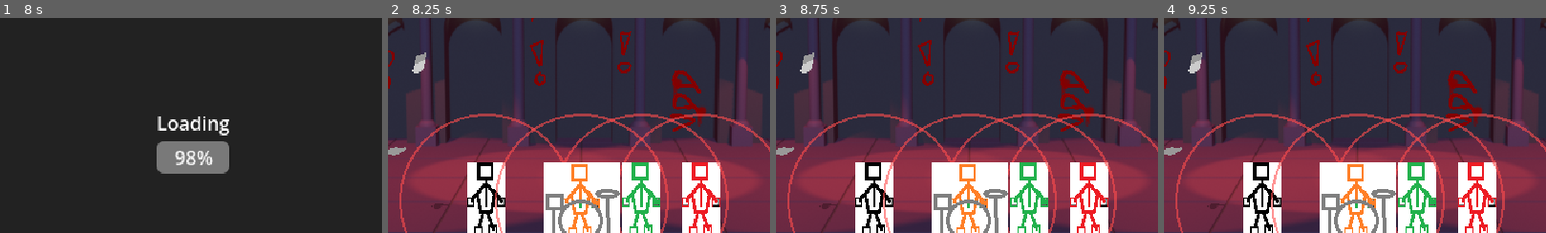
Above: before the commit, frames 1-4 (left to right).
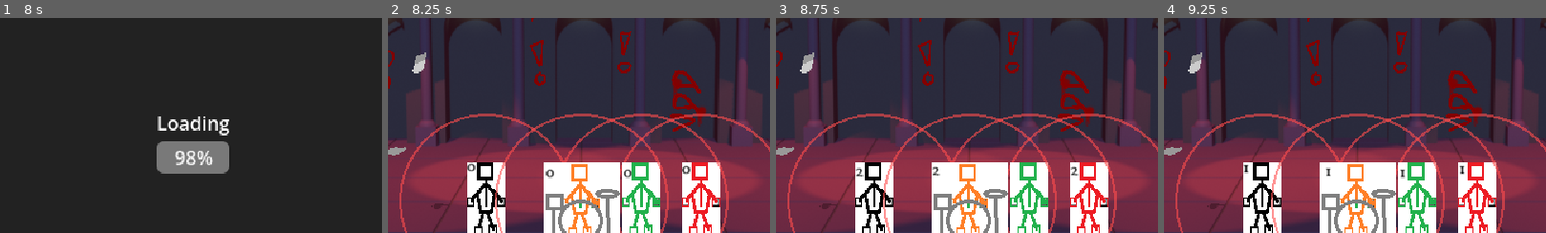
Above: after the commit, the same moments.

Repository: kevinesaa/juntos-game-jam
Game: Godot game, scene res://splash-screen/splash-screen.tscn
Two runs of this game, one before a commit and one after it. Both use one fixed random seed, a clock stepped at 60 frames per second and the inputs below.
Inputs:
- Up to frame 1 (8 s): tap Enter at 0.5, 2, 5 s; hold D (move_right) 0.53-1.28 s; tap K (basic_attack) at 0.6, 4.35 s; tap Space at 1.25, 2.75 s; hold A (move_left) 1.28-2.03 s; tap H (follow_me) at 1.35, 5.1 s; hold D (move_right) 2.03-2.78 s; tap E (next_character) at 2.1, 7.35 s; hold I (upgrade_skill) 2.78-3.53 s; tap Q (previus_character) at 2.85 s; hold A (move_left) 3.53-5.75 s; tap N (unfollow_me) at 3.6 s; click "Play" at 5.75 s; click "Play" at 6.5 s; hold D (move_right) from 7.28 s (still down)
- Up to frame 2 (8.25 s): release D (move_right) at 8 s; click "Support Venezuela" at 8 s
- Up to frame 3 (8.75 s): no input
- Up to frame 4 (9.25 s): hold I (upgrade_skill) from 8.78 s (still down); tap Q (previus_character) at 8.85 s
The pictures show only the part of the screen within x 25-75%, y 21-71%; the shares and areas given below are measured in that part.

Frame 1 is identical in both runs. In frame 2, 0.3% of the frame differs, in the area x 20-80%, y 67-75%; in frame 3, 0.2%; in frame 4, 0.2%.

Commit message:
feat: set idle animation

Diff:
--- a/level-jam/level-jam.tscn
+++ b/level-jam/level-jam.tscn
@@ -7,26 +7,118 @@
 [ext_resource type="Texture2D" uid="uid://b1opabpolh8q8" path="res://art-visuals/game-play-background.png" id="3_r7tiq"]
 [ext_resource type="Script" uid="uid://g16hbx7227jf" path="res://player-controller/PlayerController.gd" id="3_xy2ov"]
 [ext_resource type="Script" uid="uid://dnnobjaro3ye8" path="res://player-controller/MyCharacterController.gd" id="4_qq2pt"]
-[ext_resource type="Texture2D" uid="uid://dxlgyitjvulnr" path="res://art-visuals/player2.png" id="4_xy2ov"]
-[ext_resource type="Texture2D" uid="uid://cln65aqyty84m" path="res://art-visuals/player1.png" id="5_oestl"]
-[ext_resource type="Texture2D" uid="uid://cvahwba2xh1u" path="res://art-visuals/player3.png" id="5_qq2pt"]
-[ext_resource type="Texture2D" uid="uid://clw1kaql6m8qs" path="res://art-visuals/player4.png" id="6_oestl"]
+[ext_resource type="Texture2D" uid="uid://dxlgyitjvulnr" path="res://art-visuals/player_2/idle/idle_player2_frame_1.png" id="4_xy2ov"]
+[ext_resource type="Texture2D" uid="uid://cln65aqyty84m" path="res://art-visuals/player_1/idle/idle_player1_frame_1.png" id="5_oestl"]
+[ext_resource type="Texture2D" uid="uid://cvahwba2xh1u" path="res://art-visuals/player_3/idle/idle_player3_frame_1.png" id="5_qq2pt"]
+[ext_resource type="Texture2D" uid="uid://clw1kaql6m8qs" path="res://art-visuals/player_4/idle/idle_player4_frame_1.png" id="6_oestl"]
 [ext_resource type="Script" uid="uid://077dg2mjwp8t" path="res://skills-controller/SkillController.gd" id="7_r7tiq"]
+[ext_resource type="Texture2D" uid="uid://cb7qgab22neif" path="res://art-visuals/player_1/idle/idle_player1_frame_2.png" id="8_kj87h"]
 [ext_resource type="Script" uid="uid://c2cbfir0yxdst" path="res://skills-controller/RangedShotSkill.gd" id="8_rangedshot"]
+[ext_resource type="Texture2D" uid="uid://bor468sdc3wa1" path="res://art-visuals/player_1/idle/idle_player1_frame_3.png" id="9_jvn1f"]
 [ext_resource type="Script" uid="uid://bbajwn3ixpowo" path="res://falling-debris/DebrisSpawner.gd" id="9_spawner"]
 [ext_resource type="PackedScene" path="res://falling-debris/falling-debris.tscn" id="10_debris"]
+[ext_resource type="Texture2D" uid="uid://d00yrgs2p7skf" path="res://art-visuals/player_1/idle/idle_player1_frame_4.png" id="10_s5760"]
 [ext_resource type="Script" uid="uid://ck146t6l34lhi" path="res://_commons/debug/InputDebugOverlay.gd" id="11_inputdbg"]
 [ext_resource type="Script" uid="uid://b31p2b2tb7y4a" path="res://skills-controller/ShockwaveRadiusDebug.gd" id="12_radiusdbg"]
 [ext_resource type="Script" uid="uid://bl2ypqeinp4cp" path="res://skills-controller/ShockwaveVisual.gd" id="13_wavevisual"]
+[ext_resource type="Texture2D" uid="uid://ce711sdndn3ew" path="res://art-visuals/player_2/idle/idle_player2_frame_2.png" id="16_alr0a"]
+[ext_resource type="Texture2D" uid="uid://dr2stciwxsj5m" path="res://art-visuals/player_2/idle/idle_player2_frame_3.png" id="17_acjl5"]
+[ext_resource type="Texture2D" uid="uid://dxm7wcfc10ign" path="res://art-visuals/player_2/idle/idle_player2_frame_4.png" id="18_pw28h"]
+[ext_resource type="Texture2D" uid="uid://bbrejl7o60a25" path="res://art-visuals/player_3/idle/idle_player3_frame_2.png" id="20_i7g8u"]
+[ext_resource type="Texture2D" uid="uid://iax8cm47b6kq" path="res://art-visuals/player_3/idle/idle_player3_frame_3.png" id="21_bhbpf"]
+[ext_resource type="Texture2D" uid="uid://diwv1m21jd7tc" path="res://art-visuals/player_3/idle/idle_player3_frame_4.png" id="22_3juus"]
+[ext_resource type="Texture2D" uid="uid://dmcvhrhkiwmnb" path="res://art-visuals/player_4/idle/idle_player4_frame_2.png" id="24_8uaax"]
+[ext_resource type="Texture2D" uid="uid://c8uatye83km5" path="res://art-visuals/player_4/idle/idle_player4_frame_3.png" id="25_xnfyh"]
+[ext_resource type="Texture2D" uid="uid://c7k7nyxla6bmm" path="res://art-visuals/player_4/idle/idle_player4_frame_4.png" id="26_dg01t"]
+
+[sub_resource type="SpriteFrames" id="SpriteFrames_ekf4n"]
+animations = [{
+"frames": [{
+"duration": 1.0,
+"texture": ExtResource("5_oestl")
+}, {
+"duration": 1.0,
+"texture": ExtResource("8_kj87h")
+}, {
+"duration": 1.0,
+"texture": ExtResource("9_jvn1f")
+}, {
+"duration": 1.0,
+"texture": ExtResource("10_s5760")
+}],
+"loop": 1,
+"name": &"idle",
+"speed": 5.0
+}]
 
 [sub_resource type="RectangleShape2D" id="RectangleShape2D_nr37e"]
 size = Vector2(14, 56)
 
+[sub_resource type="SpriteFrames" id="SpriteFrames_kj87h"]
+animations = [{
+"frames": [{
+"duration": 1.0,
+"texture": ExtResource("4_xy2ov")
+}, {
+"duration": 1.0,
+"texture": ExtResource("16_alr0a")
+}, {
+"duration": 1.0,
+"texture": ExtResource("17_acjl5")
+}, {
+"duration": 1.0,
+"texture": ExtResource("18_pw28h")
+}],
+"loop": 1,
+"name": &"idle",
+"speed": 5.0
+}]
+
 [sub_resource type="RectangleShape2D" id="RectangleShape2D_6g1t1"]
 size = Vector2(14, 54)
 
+[sub_resource type="SpriteFrames" id="SpriteFrames_jvn1f"]
+animations = [{
+"frames": [{
+"duration": 1.0,
+"texture": ExtResource("5_qq2pt")
+}, {
+"duration": 1.0,
+"texture": ExtResource("20_i7g8u")
+}, {
+"duration": 1.0,
+"texture": ExtResource("21_bhbpf")
+}, {
+"duration": 1.0,
+"texture": ExtResource("22_3juus")
+}],
+"loop": 1,
+"name": &"idle",
+"speed": 5.0
+}]
+
 [sub_resource type="RectangleShape2D" id="RectangleShape2D_sobt1"]
 size = Vector2(11, 53)
+
+[sub_resource type="SpriteFrames" id="SpriteFrames_s5760"]
+animations = [{
+"frames": [{
+"duration": 1.0,
+"texture": ExtResource("6_oestl")
+}, {
+"duration": 1.0,
+"texture": ExtResource("24_8uaax")
+}, {
+"duration": 1.0,
+"texture": ExtResource("25_xnfyh")
+}, {
+"duration": 1.0,
+"texture": ExtResource("26_dg01t")
+}],
+"loop": 1,
+"name": &"idle",
+"speed": 5.0
+}]
 
 [sub_resource type="RectangleShape2D" id="RectangleShape2D_viwgl"]
 size = Vector2(43, 57)
@@ -67,11 +159,17 @@
 script = ExtResource("4_qq2pt")
 baseSpeed = 40.0
 skills_node_paths = Array[NodePath]([NodePath("skill1_player_1"), NodePath("skill2_player_1"), NodePath("skill3_player1_Node2D")])
+path_animation_controller = NodePath("player1_CharacterBody2D/player_SpriteRender/player1_AnimatedSprite2D")
 
 [node name="player1_CharacterBody2D" type="CharacterBody2D" parent="gameNode/playerController_Node/player1_Node2D" unique_id=1478620453]
 
 [node name="player_SpriteRender" type="Sprite2D" parent="gameNode/playerController_Node/player1_Node2D/player1_CharacterBody2D" unique_id=593470189]
 texture = ExtResource("5_oestl")
+
+[node name="player1_AnimatedSprite2D" type="AnimatedSprite2D" parent="gameNode/playerController_Node/player1_Node2D/player1_CharacterBody2D/player_SpriteRender" unique_id=1920963837]
+sprite_frames = SubResource("SpriteFrames_ekf4n")
+animation = &"idle"
+autoplay = "idle"
 
 [node name="player1_CollisionShape2D" type="CollisionShape2D" parent="gameNode/playerController_Node/player1_Node2D/player1_CharacterBody2D" unique_id=1112553368]
 position = Vector2(0, 4)
@@ -117,6 +215,11 @@
 [node name="player_SpriteRender" type="Sprite2D" parent="gameNode/playerController_Node/player2_Node2D/player2_CharacterBody2D" unique_id=1949557825]
 texture = ExtResource("4_xy2ov")
 
+[node name="player2_AnimatedSprite2D" type="AnimatedSprite2D" parent="gameNode/playerController_Node/player2_Node2D/player2_CharacterBody2D/player_SpriteRender" unique_id=2076262531]
+sprite_frames = SubResource("SpriteFrames_kj87h")
+animation = &"idle"
+autoplay = "idle"
+
 [node name="CollisionShape2D" type="CollisionShape2D" parent="gameNode/playerController_Node/player2_Node2D/player2_CharacterBody2D" unique_id=372874980]
 position = Vector2(-1, 2)
 shape = SubResource("RectangleShape2D_6g1t1")
@@ -161,6 +264,11 @@
 [node name="player_SpriteRender" type="Sprite2D" parent="gameNode/playerController_Node/player3_Node2D/CharacterBody2D" unique_id=1354094665]
 texture = ExtResource("5_qq2pt")
 
+[node name="player3_AnimatedSprite2D" type="AnimatedSprite2D" parent="gameNode/playerController_Node/player3_Node2D/CharacterBody2D/player_SpriteRender" unique_id=568377659]
+sprite_frames = SubResource("SpriteFrames_jvn1f")
+animation = &"idle"
+autoplay = "idle"
+
 [node name="CollisionShape2D" type="CollisionShape2D" parent="gameNode/playerController_Node/player3_Node2D/CharacterBody2D" unique_id=120226561]
 position = Vector2(0.5, 3.5)
 shape = SubResource("RectangleShape2D_sobt1")
@@ -204,6 +312,11 @@
 
 [node name="player_SpriteRender" type="Sprite2D" parent="gameNode/playerController_Node/player4_Node2D/player4_CharacterBody2D" unique_id=1558608659]
 texture = ExtResource("6_oestl")
+
+[node name="player4_AnimatedSprite2D" type="AnimatedSprite2D" parent="gameNode/playerController_Node/player4_Node2D/player4_CharacterBody2D/player_SpriteRender" unique_id=603778354]
+sprite_frames = SubResource("SpriteFrames_s5760")
+animation = &"idle"
+autoplay = "idle"
 
 [node name="player4_CollisionShape2D" type="CollisionShape2D" parent="gameNode/playerController_Node/player4_Node2D/player4_CharacterBody2D" unique_id=2002224309]
 position = Vector2(-1.5, 2.5)
@@ -298,8 +411,6 @@
 custom_minimum_size = Vector2(120, 10)
 layout_mode = 2
 size_flags_vertical = 4
-max_value = 100.0
-value = 0.0
 show_percentage = false
 
 [node name="spacing_Control" type="Control" parent="CanvasLayer/MarginContainer/VBoxContainer" unique_id=456048802]
--- a/player-controller/MyCharacterController.gd
+++ b/player-controller/MyCharacterController.gd
@@ -4,6 +4,7 @@
 @export var baseHealth:float = 100.0
 @export var baseSpeed:float
 @export var skills_node_paths:Array[NodePath] =[]
+@export var path_animation_controller:NodePath
 
 #region skill controller signals
 signal on_current_skill_change(characterIndexId:int, skillIndex:int)
@@ -17,10 +18,12 @@
 var newPosition:Vector2 = Vector2.ZERO
 var currentSkillIndex:int = 0
 var charaterSkills: Array[SkillController] = []
+var animationController:AnimatedSprite2D
+
 
 func _ready() -> void:
 	self.currentHealth = self.baseHealth
-
+	animationController = get_node_or_null(path_animation_controller) as AnimatedSprite2D
 	for i in skills_node_paths.size():
 		var path = skills_node_paths.get(i)
 		var skillNode = get_node_or_null(path)
--- a/project.godot
+++ b/project.godot
@@ -72,7 +72,8 @@
 }
 together_skill={
 "deadzone": 0.2,
-"events": [Object(InputEventKey,"resource_local_to_scene":fa …(211 unchanged characters)… "location":0,"echo":false,"script":null), Object(InputEventKey,"resource_local_to_scene":false,"resource_name":"","device":-1,"window_id":0,"alt_pressed":false,"shift_pressed":false,"ctrl_pressed":false,"meta_pressed":false,"pressed":false,"keycode":0,"physical_keycode":32,"key_label":0,"unicode":32,"location":0,"echo":false,"script":null)
+"events": [Object(InputEventKey,"resource_local_to_scene":fa …(211 unchanged characters)… "location":0,"echo":false,"script":null)
+, Object(InputEventKey,"resource_local_to_scene":false,"resource_name":"","device":-1,"window_id":0,"alt_pressed":false,"shift_pressed":false,"ctrl_pressed":false,"meta_pressed":false,"pressed":false,"keycode":0,"physical_keycode":32,"key_label":0,"unicode":32,"location":0,"echo":false,"script":null)
 ]
 }
 upgrade_skill={
Binary file removed: art-visuals/player1.png
Binary file removed: art-visuals/player2.png
Binary file removed: art-visuals/player4.png
Binary file added: art-visuals/player_1/idle/idle_player1_frame_1.png
Not shown, changed: art-visuals/player_1/idle/idle_player1_frame_1.png.import
Binary file added: art-visuals/player_1/idle/idle_player1_frame_2.png
Not shown, changed: art-visuals/player_1/idle/idle_player1_frame_2.png.import
Binary file added: art-visuals/player_1/idle/idle_player1_frame_3.png
Not shown, added: art-visuals/player_1/idle/idle_player1_frame_3.png.import
Binary file added: art-visuals/player_1/idle/idle_player1_frame_4.png
Not shown, added: art-visuals/player_1/idle/idle_player1_frame_4.png.import
Binary file added: art-visuals/player_2/idle/idle_player2_frame_1.png
(and 24 more such lines)
